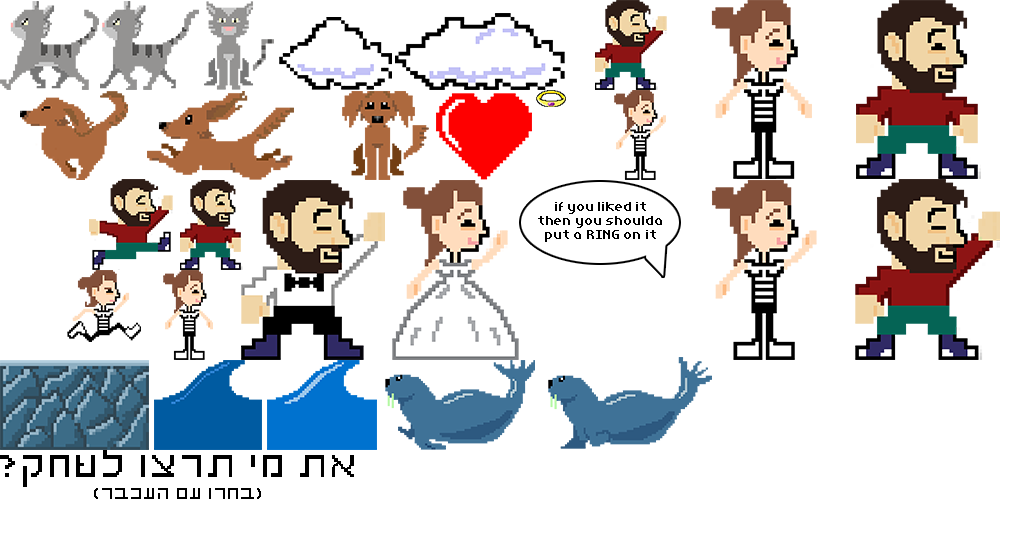
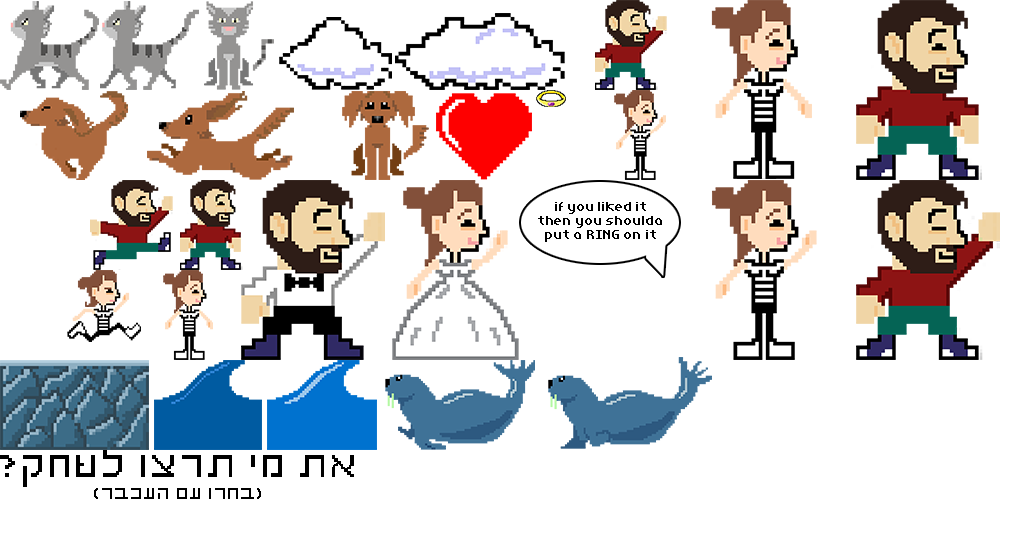
Before/after of a 1019 × 540 layered artwork. What changed in the layer stack:
painted on "lior 3 hand" (1st of 2) over [855, 179, 1000, 360]
painted on "lior 3 jump" over [89, 179, 173, 270]
painted on "lior 3 stand copy" over [856, 0, 982, 180]
